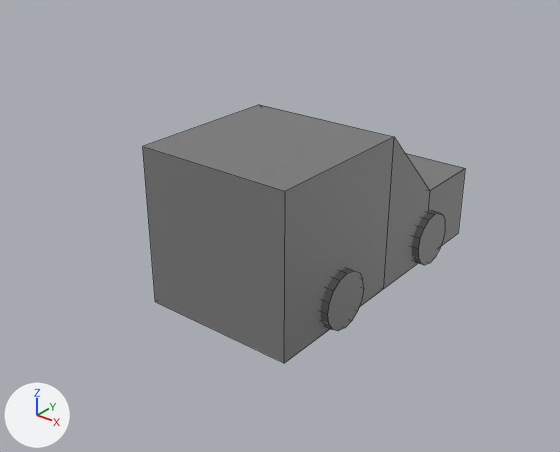
An edit to the Blender file Designs/MainCar.blend, drawn before and after from the same camera.
Both versions are drawn from a 50 mm lens placed at (5.24, -7.37, 4.94), pointed at (-0.18, -0.6, 0.74). Lighting does not change. The marker at lower left points along +X, +Y and +Z. Mesh edges are drawn as thin lines.

The first picture shows 'MainCar'.
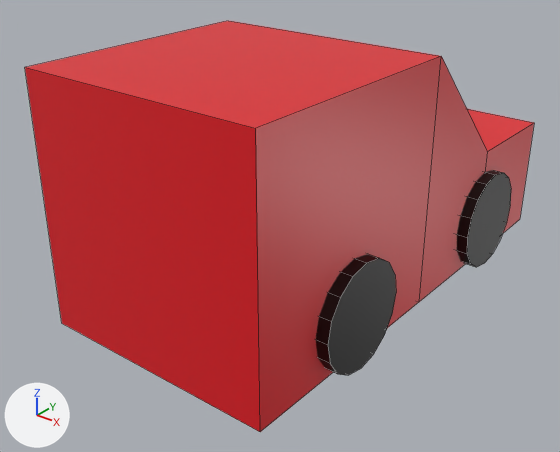
The change, as a diff of the scene's bpy script:
```diff
--- a/Designs/MainCar.blend.py
+++ b/Designs/MainCar.blend.py
@@ mat_material_tire @@
+mat_material_tire = principled_material('Material.TIre')
+mat_material_tire.base_color = (0.0, 0.0, 0.0)  # black #000000
@@ mat_material_maincar @@
+mat_material_maincar = principled_material('Material.MainCar')
+mat_material_maincar.base_color = (0.787, 0.00753, 0.015)  # red #e51521
+mat_material_maincar.roughness = 0.4
@@ me_cube @@
 me_cube.from_pydata(...)  # 80 vertices, 50 faces; spans x -1.1..1.1, y -2.0..2.0, z -0.02..2.0
 # used by ob_maincar; location = (0.0, 0.0, 0.0)
-me_cube.materials.append(mat_material_fade)  # grey #7c7c7c
+# me_cube part 1: the loose piece of 16 vertices spanning x -1.0..1.0, y -2.0..2.0, z 0.0..2.0 is scaled about the mesh origin by 1.5, in mat_material_maincar (red #e51521)
+# me_cube part 2: a new loose piece, a 16-sided cylinder along x spanning x -1.65..1.65, y 0.86..2.14, z -0.06..1.23, in mat_material_tire (black #000000)
+# me_cube part 3: a new loose piece, a 16-sided cylinder along x spanning x -1.65..1.65, y -2.14..-0.86, z -0.06..1.23, in mat_material_tire (black #000000)
+# me_cube part 4: the loose piece of 32 vertices spanning x -1.1..1.1, y 0.64..1.36, z -0.02..0.7 is deleted
+# me_cube part 5: the loose piece of 32 vertices spanning x -1.1..1.1, y -1.36..-0.64, z -0.02..0.7 is deleted
+me_cube.materials.append(mat_material_maincar)  # red #e51521
+me_cube.materials.append(mat_material_tire)  # black #000000
```

What differs and where, as boxes (x1, y1, x2, y2) in the pictures (560 x 452 px; the box of a moved part takes in the faces that stretch with it):
'MainCar', reshaped (58% wider, 58% taller): before (143, 104, 465, 363); after (25, 21, 534, 432)
part 1 of me_cube, moved or reshaped: before (143, 104, 465, 363); after (25, 21, 534, 432)
part 2 of me_cube, added: after (457, 170, 511, 267)
part 3 of me_cube, added (black): after (316, 254, 396, 375)
part 4 of me_cube, deleted: before (412, 211, 445, 265)
part 5 of me_cube, deleted: before (320, 268, 364, 331)
